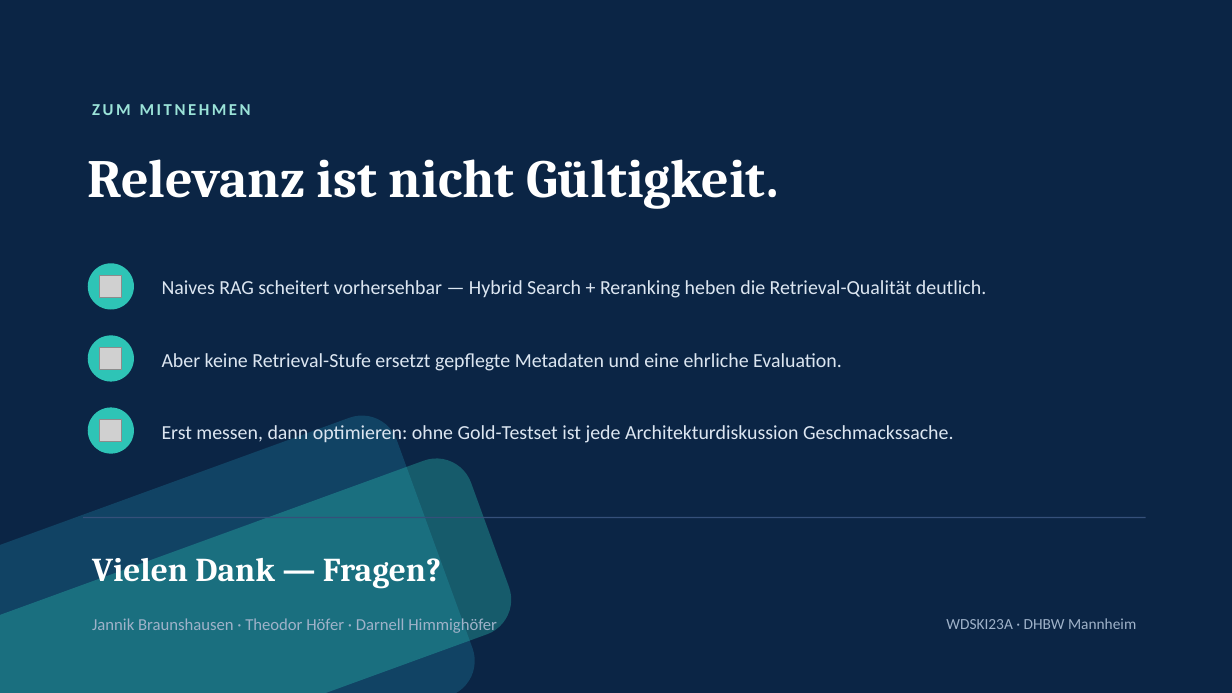
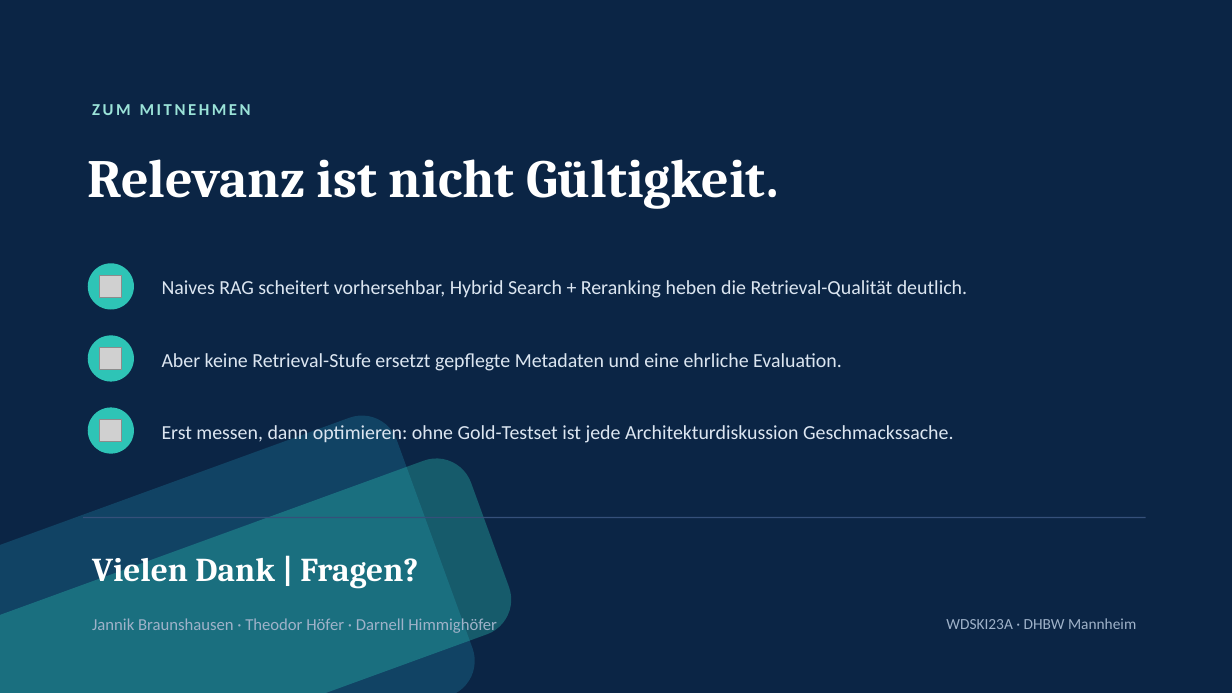
Before and after one commit to JBderLeuchtturm/nordlicht-workshop, a slide deck: slide 38 of RAG_Advanced_Folien.pptx (slide 39 before the commit). Drawn at 1232x693 pixels with LibreOffice and Linux fonts; fonts in the diff are those of the drawing; grey boxes stand for pictures. Boxes give left, top, right and bottom in pixels: in the first picture for what was removed or moved away, otherwise in the second. Text is boxed around its words. In the diff, an @@ line names an element or a change of style, - is before the commit and + after.

```diff
--- a/RAG_Advanced_Folien.pptx
+++ b/RAG_Advanced_Folien.pptx
@@ text at <box>162,280,967,298</box>: text changed @@
-Naives RAG scheitert vorhersehbar — Hybrid Search + Reranking heben die Retrieval-Qualität deutlich.
+Naives RAG scheitert vorhersehbar, Hybrid Search + Reranking heben die Retrieval-Qualität deutlich.
@@ text at <box>92,551,418,589</box>: text changed @@
-Vielen Dank — Fragen?
+Vielen Dank | Fragen?
```
Also in this commit, not shown: 29 other slides changed, 1 slide removed.
